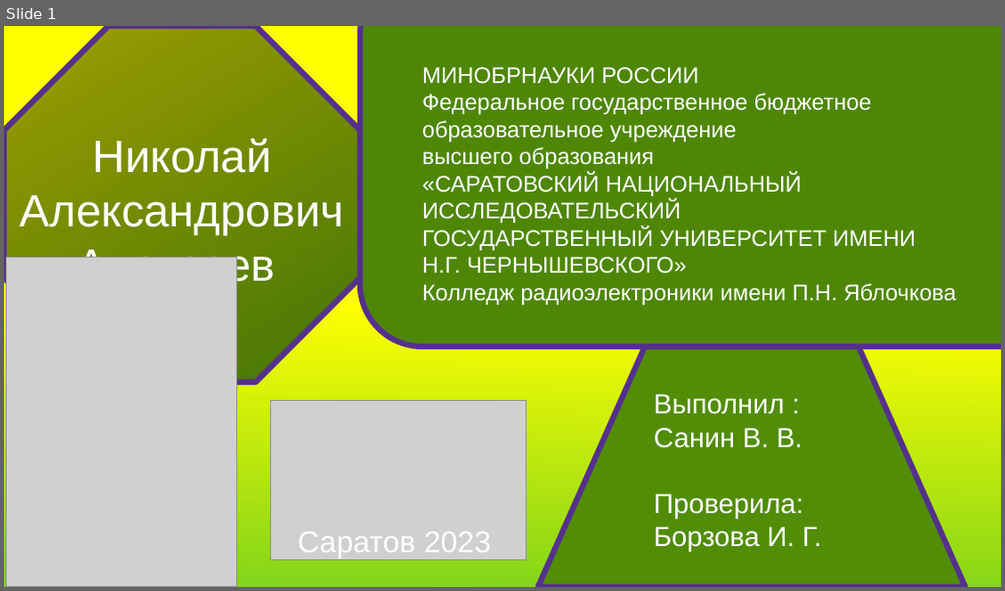
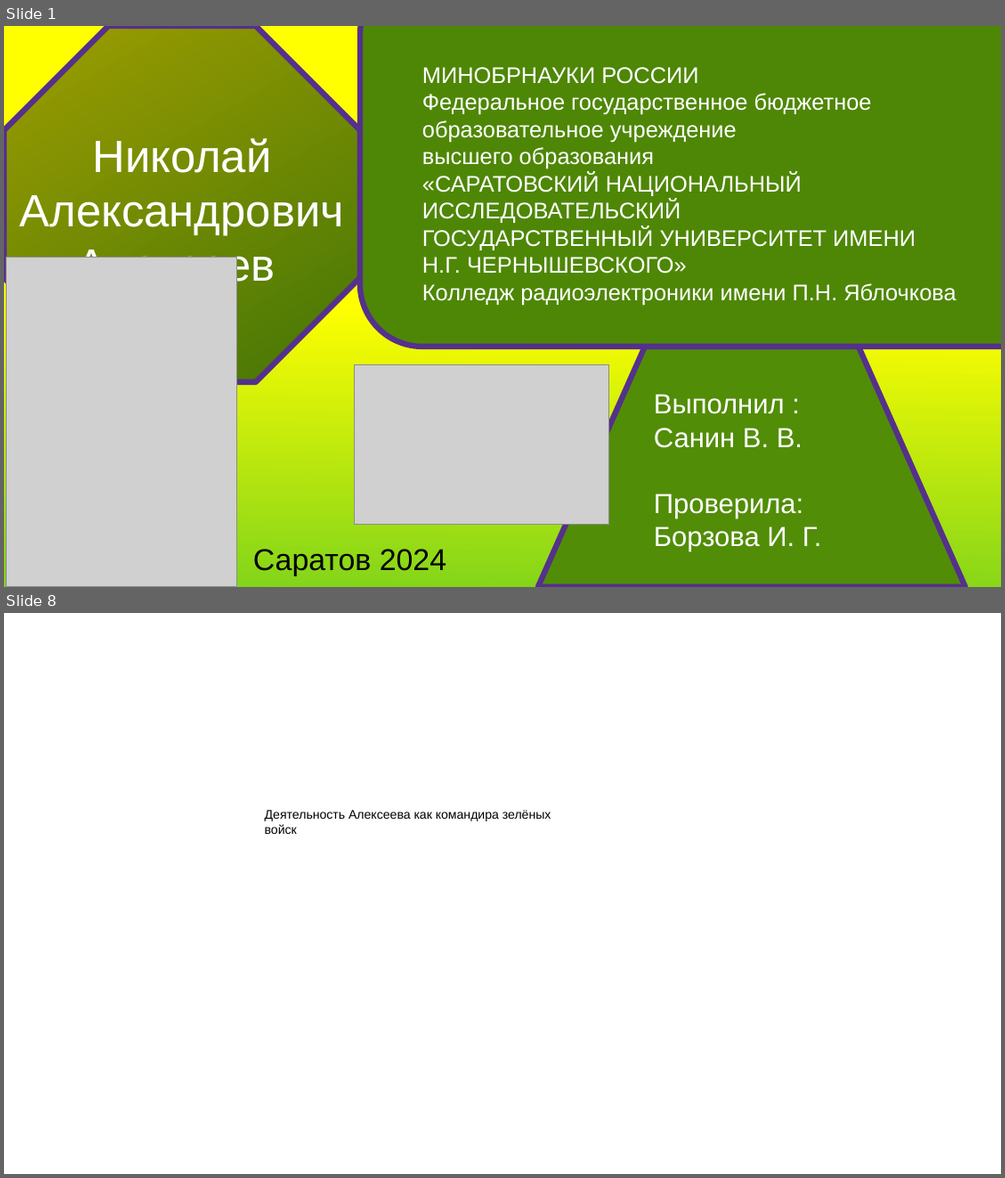
Before and after one commit to Vladsanin777/histori, a slide deck: Без имени 1.odp. Shown one above the other, each under a label of ours: slide 1 before the commit, slides 1 and 8 after it; the slides between them are not shown. The pictures are 1005x591 and 1005x1178 pixels, drawn with LibreOffice and Linux fonts; fonts in the diff are those of the drawing; grey boxes stand for pictures. Boxes give left, top, right and bottom in pixels: in the first picture for what was removed or moved away, otherwise in the second. Text is boxed around its words. In the diff, an @@ line names an element or a change of style, - is before the commit and + after.

```diff
--- a/Без имени 1.odp
+++ b/Без имени 1.odp
@@ slide 8 added at (4, 613, 1001, 1174), background #FFFFFF @@
@@ text added at (265, 810, 551, 834), 10 pt, text #000000 @@
+Деятельность Алексеева как командира зелёных войск
@@ slide 1 changed as well @@
@@ picture: place and size @@
-picture at (271, 401, 526, 561)
+picture at (354, 364, 609, 524)
@@ text at (253, 548, 446, 575): text changed; text colour #FFFFFF to #000000 @@
-Саратов 2023
+Саратов 2024
```
Also in this commit, not shown: 14 other slides added, 5 slides removed, 1 other file.
